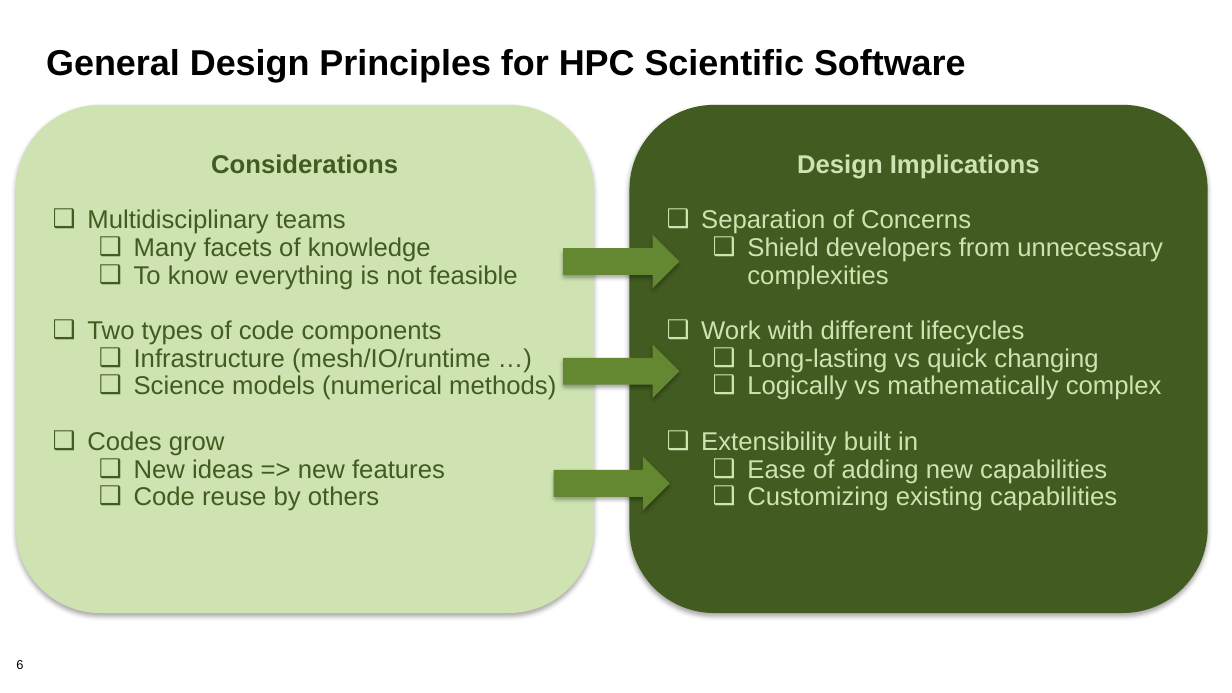
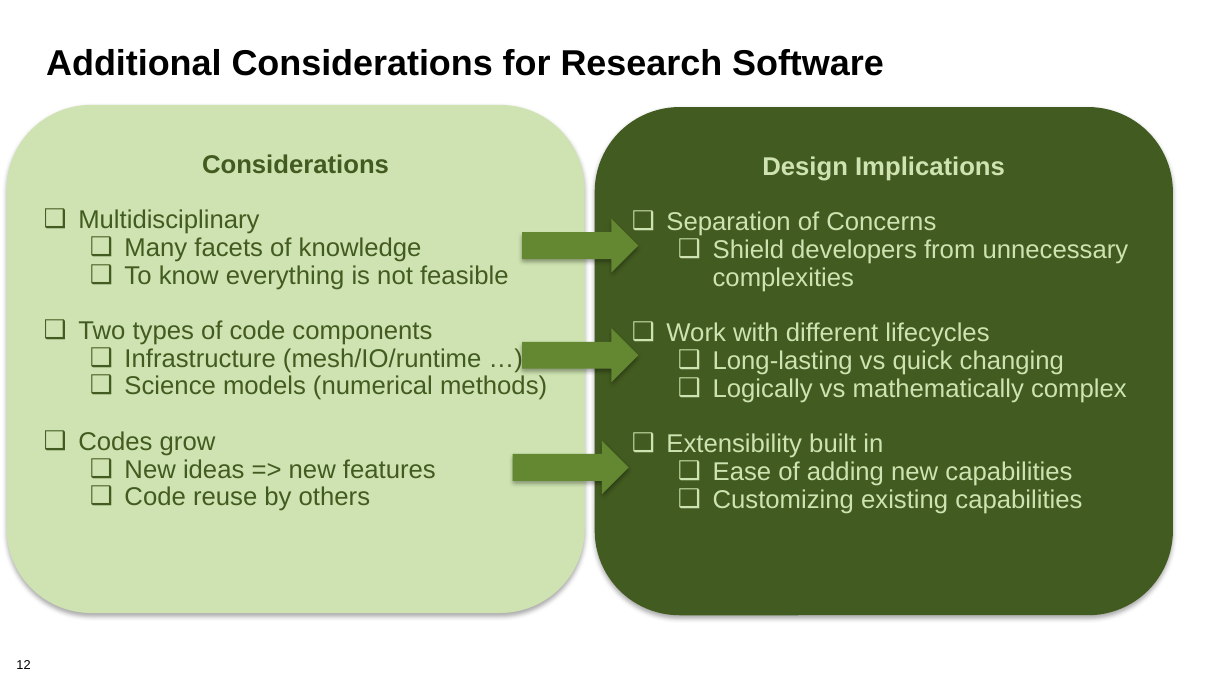
Before and after one commit to bssw-tutorial/presentations, a slide deck: slide 12 of design-a.pptx (slide 6 before the commit). Drawn at 1232x693 pixels with LibreOffice and Linux fonts; fonts in the diff are those of the drawing; background and template pictures are left out. Boxes give left, top, right and bottom in pixels: in the first picture for what was removed or moved away, otherwise in the second. Text is boxed around its words. In the diff, an @@ line names an element or a change of style, - is before the commit and + after.

Commit message:
changed both design presentations

```diff
--- a/design-a.pptx
+++ b/design-a.pptx
@@ title at (46,49,884,76): text changed @@
-General Design Principles for HPC Scientific Software
+Additional Considerations for Research Software
@@ rounded rectangle "Considerations": place and size @@
-rounded rectangle "Considerations" at (16,105,594,614)
+rounded rectangle "Considerations" at (6,105,585,614)
@@ rounded rectangle "Design Implications": place and size @@
-rounded rectangle "Design Implications" at (629,105,1208,614)
+rounded rectangle "Design Implications" at (594,107,1173,616)
@@ text in rounded rectangle at (78,209,259,234): text changed @@
-❑ Multidisciplinary teams
+❑ Multidisciplinary
@@ 3 right arrows: place and size @@
-3 right arrows at (554,235,679,510)
+3 right arrows at (513,219,639,494)
@@ page number at (16,660,30,669): text changed @@
-6
+12
```
Also in this commit, not shown: 5 other slides changed, 19 slides added, 21 slides removed, 1 other file.
